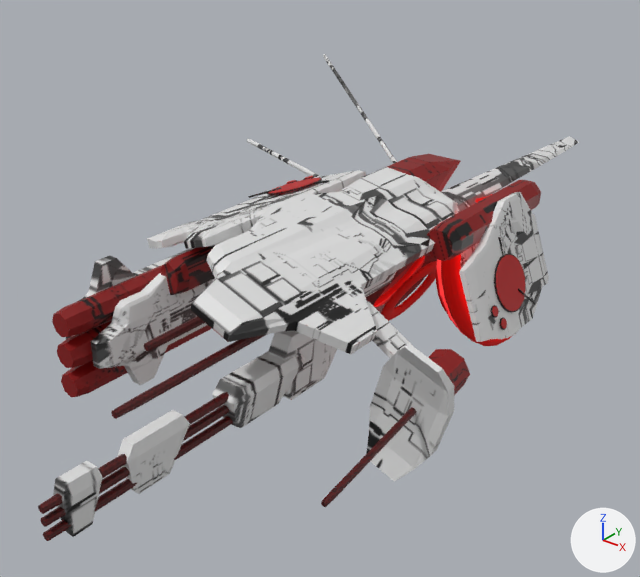
What one commit did to the Blender file Sting/sting.blend.
The view is the same before and after, from a 50 mm lens placed at (5.62, -7.31, 4.18), pointed at (-0.44, 0.26, -0.52). Every picture has the same lights, and +X, +Y and +Z are marked at lower right.

Script lines for the objects in view, before the commit:
```python
me_base = bpy.data.meshes.new('base')
me_base.from_pydata(...)  # 2912 vertices, 3620 faces; spans x -4.4..7.0, y -7.5..8.3, z -20.5..14.2
me_base.materials.append(None)
me_glow = bpy.data.meshes.new('glow')
me_glow.from_pydata(...)  # 768 vertices, 768 faces; spans x -1.25..1.25, y -1.25..2.03, z -7.89..0.25
me_glow.materials.append(mat_engine_glow_zalek_drone)  # its picture is missing
me_glow_002 = bpy.data.meshes.new('glow.002')
me_glow_002.from_pydata(...)  # 768 vertices, 768 faces; spans x -1.25..1.56, y -1.25..2.58, z -8.6..0.25
me_glow_002.materials.append(mat_engine_glow_zalek_drone)  # its picture is missing
ob_base_glow = bpy.data.objects.new('base_glow', me_base)
ob_base_glow.location = (0.0, 0.0, 0.0)
ob_base_glow.rotation_euler = (-0.586, 2.205, -0.714)  # degrees (-34, 126, -41)
ob_base_glow.scale = (0.556, 0.556, 0.168)
ob_base_glow.material_slots[0].link = 'OBJECT'; ob_base_glow.material_slots[0].material = mat_base_glow
ob_glow = bpy.data.objects.new('glow', me_glow)
ob_glow.location = (1.14, 1.57, -0.28)
ob_glow.rotation_euler = (0.0, 1.214, 0.0)  # degrees (0, 70, 0)
ob_glow.scale = (0.735, 0.798, 0.346)
ob_glow_002 = bpy.data.objects.new('glow.002', me_glow_002)
ob_glow_002.location = (0.82, 1.57, -0.49)
ob_glow_002.rotation_euler = (0.0, 1.214, 0.0)  # degrees (0, 70, 0)
ob_glow_002.scale = (0.452, 0.49, 0.213)
```
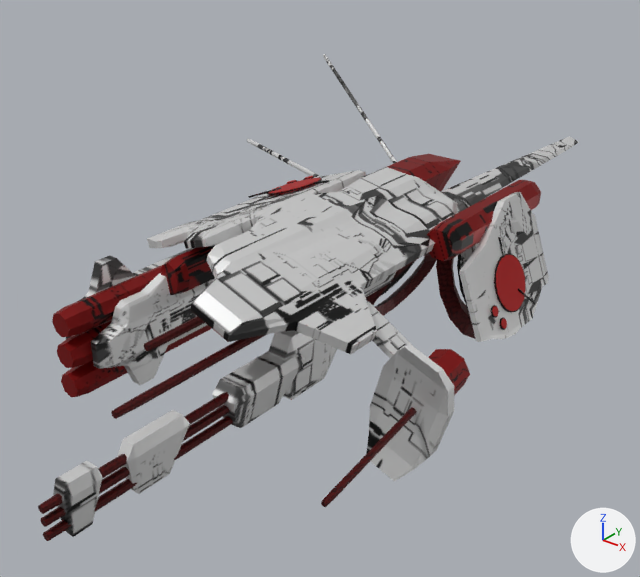
What differs and where, as boxes [x1, y1, x2, y2] in the pictures (640 x 577 px):
'base_glow', recoloured (white to grey)
    both: [39, 54, 577, 541]
'glow', deleted (red)
    before: [373, 194, 512, 346]
'glow.002', deleted (red)
    before: [381, 261, 447, 321]

The change, as a list of edits to the scene's bpy script:
```text
Add mat_base:
    mat_base = principled_material('base')
    mat_base.texture = img_sting_png
    mat_base.metallic = 0.5
Change ob_base_glow:
    remove ob_base_glow.material_slots[0].link = 'OBJECT'; ob_base_glow.material_slots[0].material = mat_base_glow
    add ob_base_glow.material_slots[0].link = 'OBJECT'; ob_base_glow.material_slots[0].material = mat_base  # picture img_sting_png
Remove ob_glow:
    ob_glow = bpy.data.objects.new('glow', me_glow)
    ob_glow.location = (1.14, 1.57, -0.28)
    ob_glow.rotation_euler = (0.0, 1.214, 0.0)  # degrees (0, 70, 0)
    ob_glow.scale = (0.735, 0.798, 0.346)
Remove ob_glow_002:
    ob_glow_002 = bpy.data.objects.new('glow.002', me_glow_002)
    ob_glow_002.location = (0.82, 1.57, -0.49)
    ob_glow_002.rotation_euler = (0.0, 1.214, 0.0)  # degrees (0, 70, 0)
    ob_glow_002.scale = (0.452, 0.49, 0.213)
```
